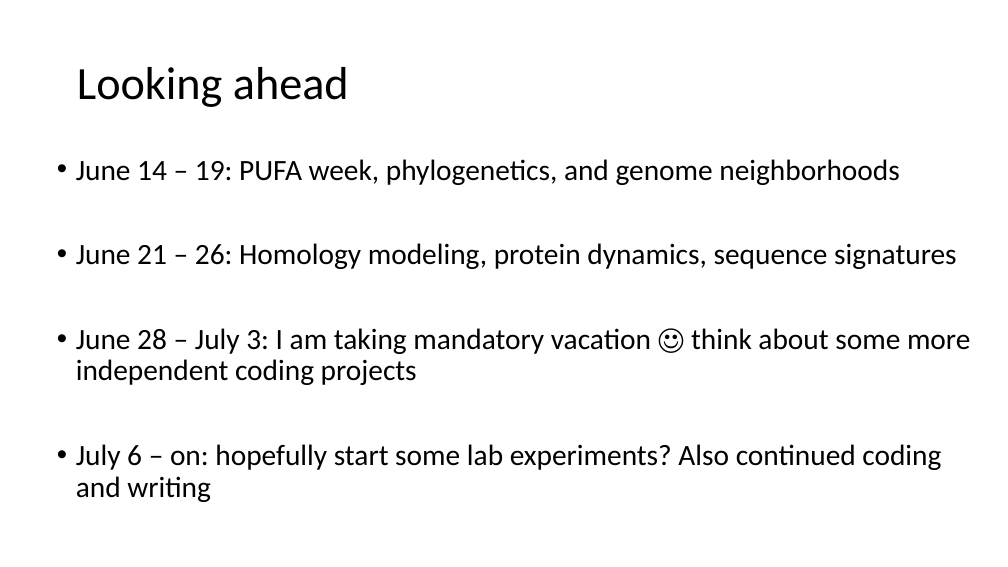
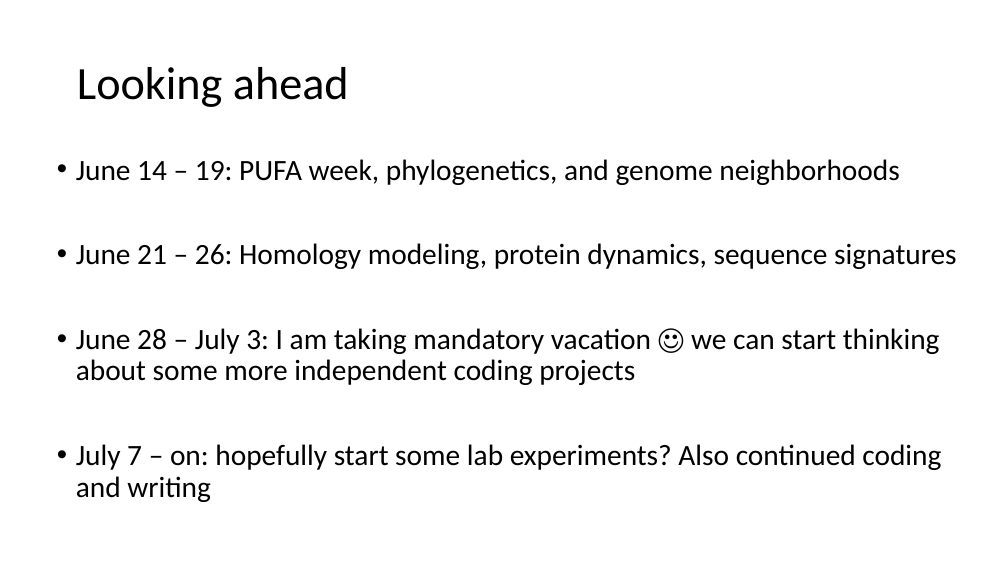
Before and after one commit to serina-robinson/TARA-thiolases, a slide deck: slide 2 of slides/20200611_longterm_planning.pptx. Drawn at 1008x567 pixels with LibreOffice and Linux fonts; fonts in the diff are those of the drawing. Boxes give left, top, right and bottom in pixels: in the first picture for what was removed or moved away, otherwise in the second. Text is boxed around its words. In the diff, an @@ line names an element or a change of style, - is before the commit and + after.

Commit message:
update slides

```diff
--- a/slides/20200611_longterm_planning.pptx
+++ b/slides/20200611_longterm_planning.pptx
@@ text at (x1=76, y1=328, x2=941, y2=502): text changed @@
-• June 28 – July 3: I am taking mandatory vacation ☺ think about some more independent coding projects
-• July 6 – on: hopefully start some lab experiments? Also continued coding and writing
+• June 28 – July 3: I am taking mandatory vacation ☺ we can start thinking about some more independent coding projects
+• July 7 – on: hopefully start some lab experiments? Also continued coding and writing
```
Also in this commit, not shown: 1 other slide changed, 5 slides added, 2 other files.
